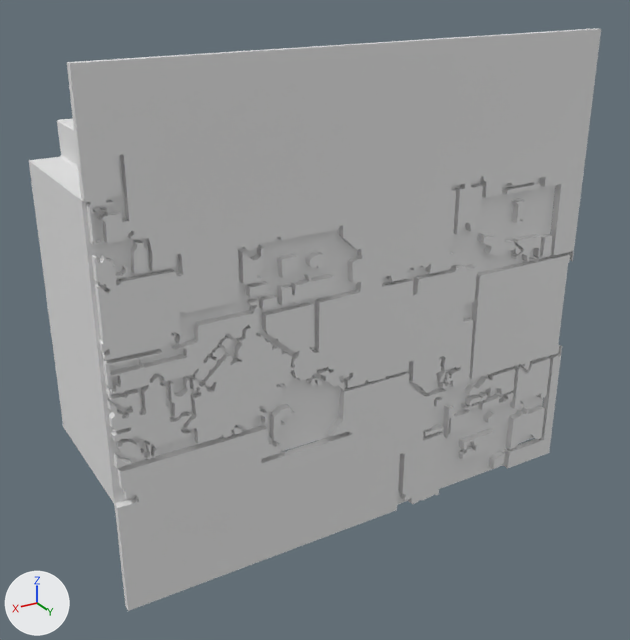
The glTF model version one/out_3d/90_3.glb as it was, and as the next commit left it.
Rendered twice from a 50 mm lens placed at (13.69, 12.21, 10.87), pointed at (5.48, -1.47, 4.04). Arrows for +X, +Y and +Z are at lower left; the lights stay in place. Where no turn or scale is listed for an object, it has been applied to the vertices. Vertices at the same position are counted once.

Names of what the first picture shows: 'geometry_0'.
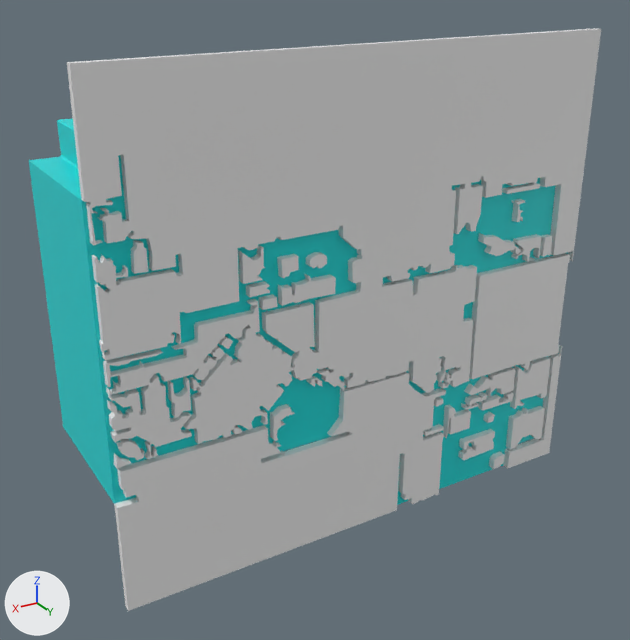
Edits to the scene script, one JSON object a line:
```json
{"op": "add", "block": "mat_defaultmaterial", "code": ["mat_defaultmaterial = bpy.data.materials.new('DefaultMaterial')", "mat_defaultmaterial.use_nodes = True; mat_defaultmaterial.node_tree.nodes.clear()", "_N = mat_defaultmaterial.node_tree.nodes; _L = mat_defaultmaterial.node_tree.links", "n0 = _N.new('ShaderNodeOutputMaterial'); n0.name = 'Material Output'", "n1 = _N.new('ShaderNodeBsdfPrincipled'); n1.name = 'Principled BSDF'", "n2 = _N.new('ShaderNodeVertexColor'); n2.name = 'Color Attribute'", "_L.new(n1.outputs[0], n0.inputs[0])  # 'BSDF' to 'Surface'", "_L.new(n2.outputs[0], n1.inputs[0])  # 'Color' to 'Base Color'"]}
{"block": "me_geometry_0", "where": "# used by ob_geometry_0; location = (0.0, 0.0, 0.0)"}
{"op": "remove", "block": "me_geometry_0", "code": "me_geometry_0.from_pydata(...)  # 2356 vertices, 4532 faces; spans x 0.0..10.23, y -3.15..0.0, z 0.0..9.4"}
{"op": "add", "block": "me_geometry_0", "code": "me_geometry_0.from_pydata(...)  # 2342 vertices, 4504 faces; spans x 0.0..10.23, y -3.15..0.0, z 0.0..9.4"}
{"block": "me_geometry_0", "change": "me_geometry_0 part 1: 3118 faces spanning x 0.0..10.23, y -3.15..0.0, z 0.0..9.4 switch from no material to mat_defaultmaterial"}
```

Where the change shows, as pixel boxes [x1, y1, x2, y2] in the pictures (630 x 640 px):
```json
{"part": 1, "of": "me_geometry_0", "change": "recoloured", "before": [29, 115, 571, 507], "after": [29, 115, 571, 507], "on screen": "grey to cyan"}
```
